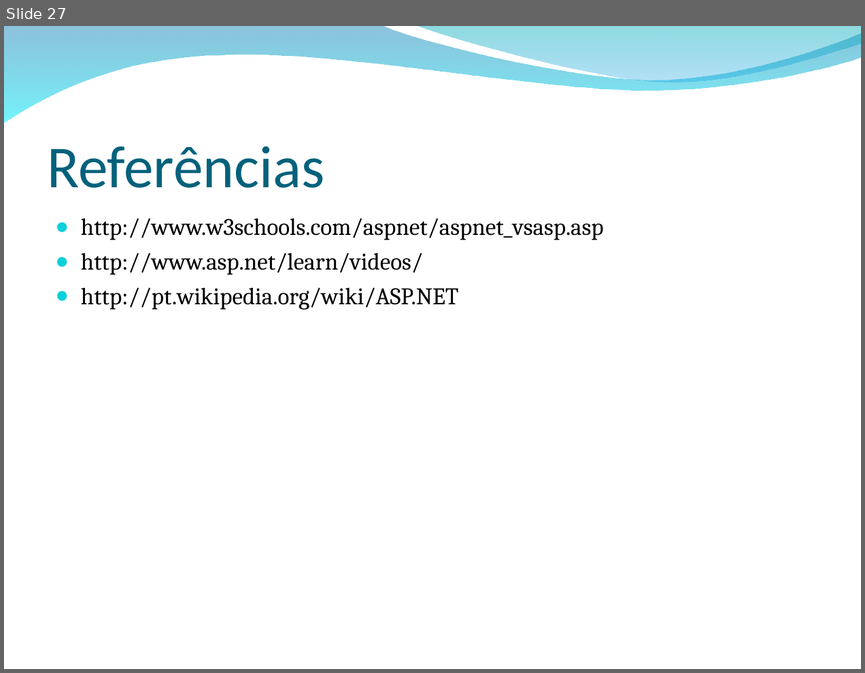
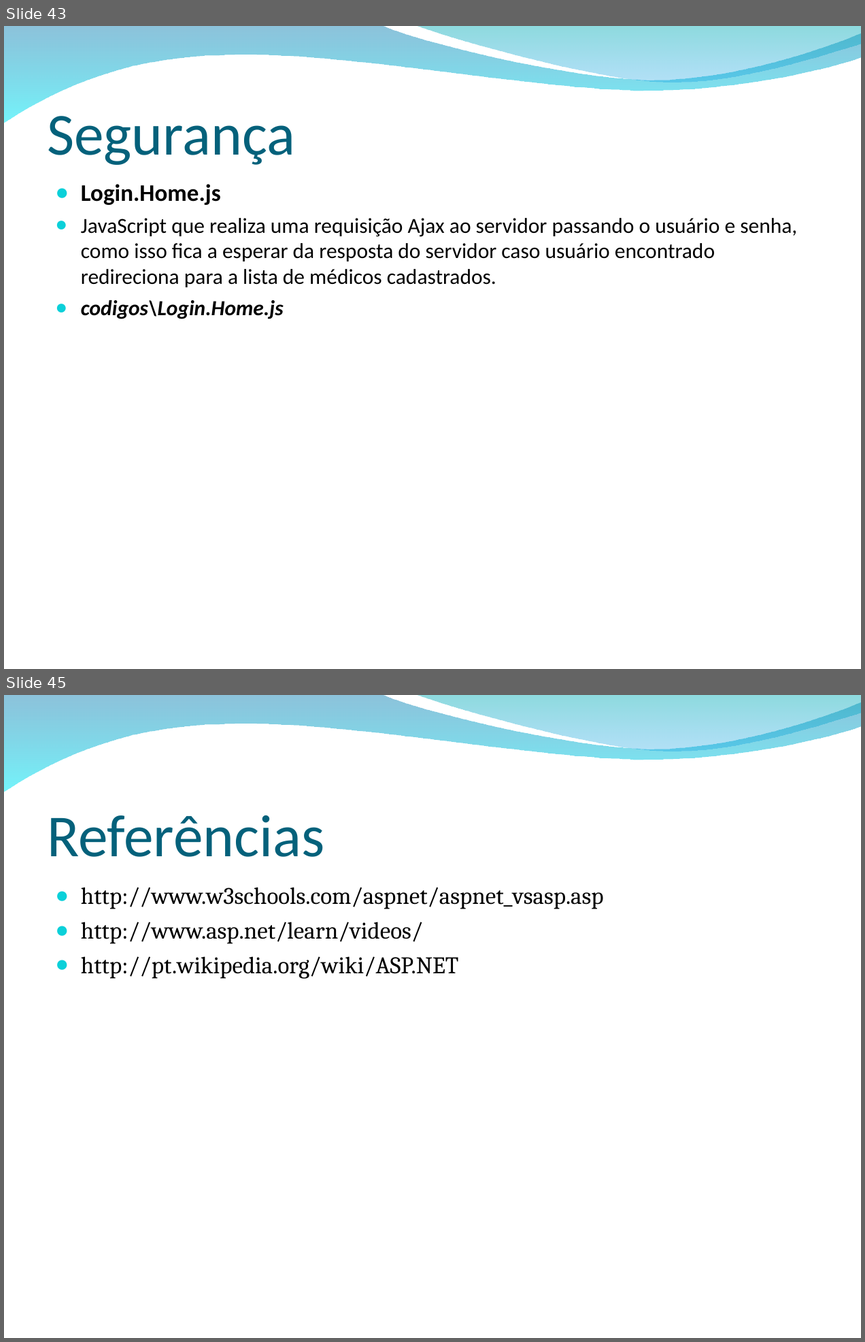
Before and after one commit to wandersonalvesrodrigues/Apresentacao_ASP.NET_MVC, a slide deck: ASP.NET MVC.ppt. Shown one above the other, each under a label of ours: slide 27 before the commit, slides 43 and 45 after it; the slides between them are not shown. The pictures are 865x673 and 865x1342 pixels, drawn with LibreOffice and Linux fonts; fonts in the diff are those of the drawing; background and template pictures are left out. Boxes give left, top, right and bottom in pixels: in the first picture for what was removed or moved away, otherwise in the second. Text is boxed around its words. In the diff, an @@ line names an element or a change of style, - is before the commit and + after.

```diff
--- a/ASP.NET MVC.ppt
+++ b/ASP.NET MVC.ppt
@@ slide 43 added at (x1=4, y1=26, x2=861, y2=669), background picture (left out); not listed: 2 template elements that a slide beside it also shows @@
@@ title added at (x1=47, y1=116, x2=296, y2=165), 50 pt, text #04617B @@
+Segurança
@@ text added at (x1=81, y1=184, x2=797, y2=319), 18 pt, text #000000 @@
+● Login.Home.js
+● JavaScript que realiza uma requisição Ajax ao servidor passando o usuário e senha, como isso fica a esperar da resposta do servidor caso usuário encontrado redireciona para a lista de médicos cadastrados.
+● codigos\Login.Home.js
@@ what was slide 27 is now slide 45 @@
```
Also in this commit, not shown: 5 slides changed, 18 other slides added, 1 slide removed, 17 other files.
